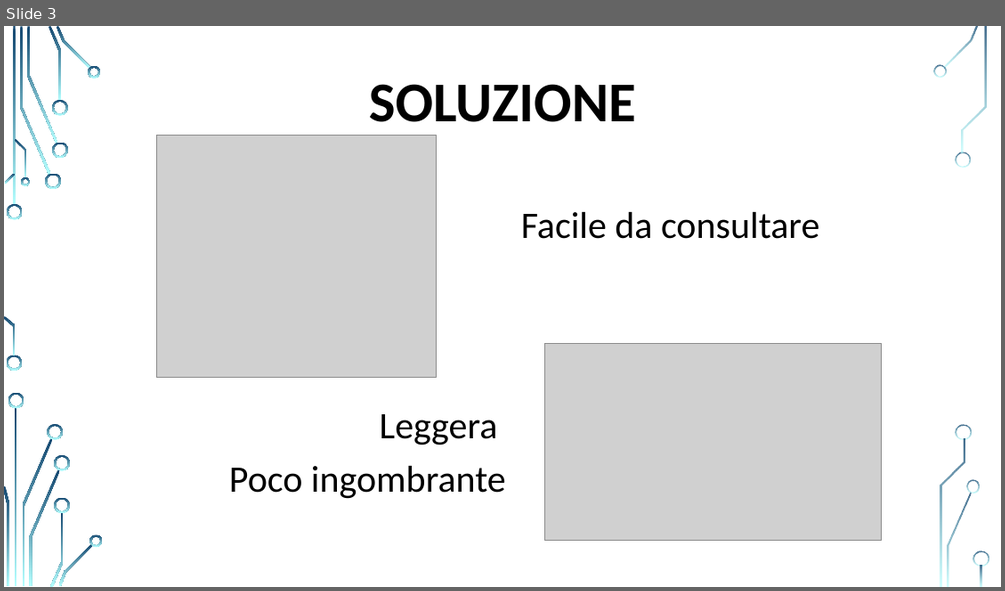
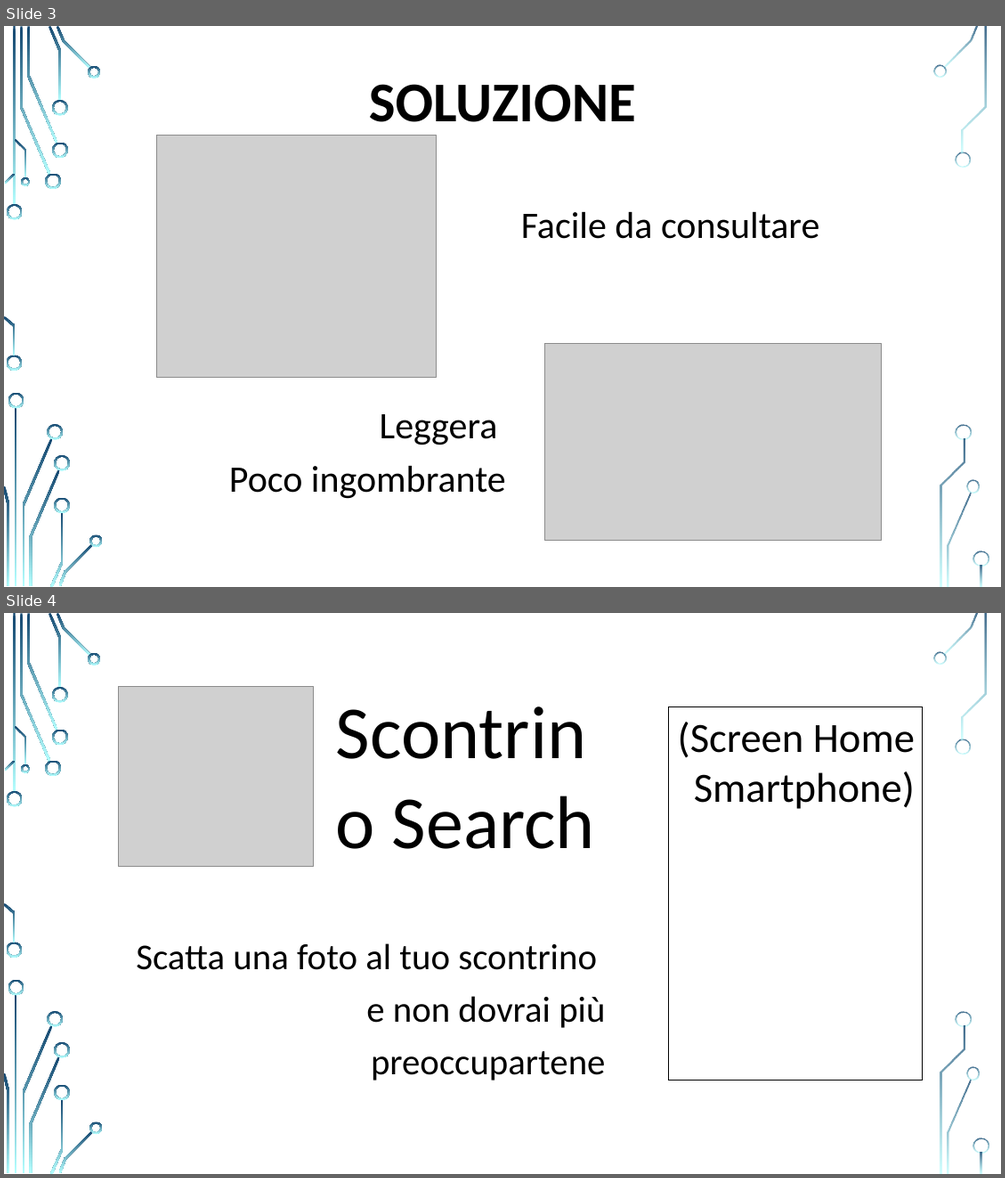
Before and after one commit to StepEla/ingegneria-software, a slide deck: PresentazioneApp.pptx. Shown one above the other, each under a label of ours: slide 3 before the commit, slides 3 and 4 after it. The pictures are 1005x591 and 1005x1178 pixels, drawn with LibreOffice and Linux fonts; fonts in the diff are those of the drawing; grey boxes stand for pictures; background and template pictures are left out. Boxes give left, top, right and bottom in pixels: in the first picture for what was removed or moved away, otherwise in the second. Text is boxed around its words. In the diff, an @@ line names an element or a change of style, - is before the commit and + after.

Commit message:
Modifica presentazione
Quasi terminate le slide di presentazione.
Mancano solamente le aggiunte degli screen dell'app e eventuali modifiche testuali.

```diff
--- a/PresentazioneApp.pptx
+++ b/PresentazioneApp.pptx
@@ slide 4 added at [4, 613, 1001, 1174], background picture (left out); not listed: 36 template elements that a slide beside it also shows @@
@@ picture added at [119, 686, 314, 866] @@
@@ rectangle added at [669, 707, 922, 1080], outline #000000 0.75 pt, 40 pt, text #000000 @@
+(Screen Home Smartphone)
@@ text added at [392, 795, 595, 849], 72 pt, text #000000 @@
+Scontrino Search
@@ text added at [136, 943, 605, 1028], 35 pt, text #000000 @@
+Scatta una foto al tuo scontrino
+e non dovrai più preoccupartene
```
Also in this commit, not shown: 2 other slides added, 3 slides removed.
